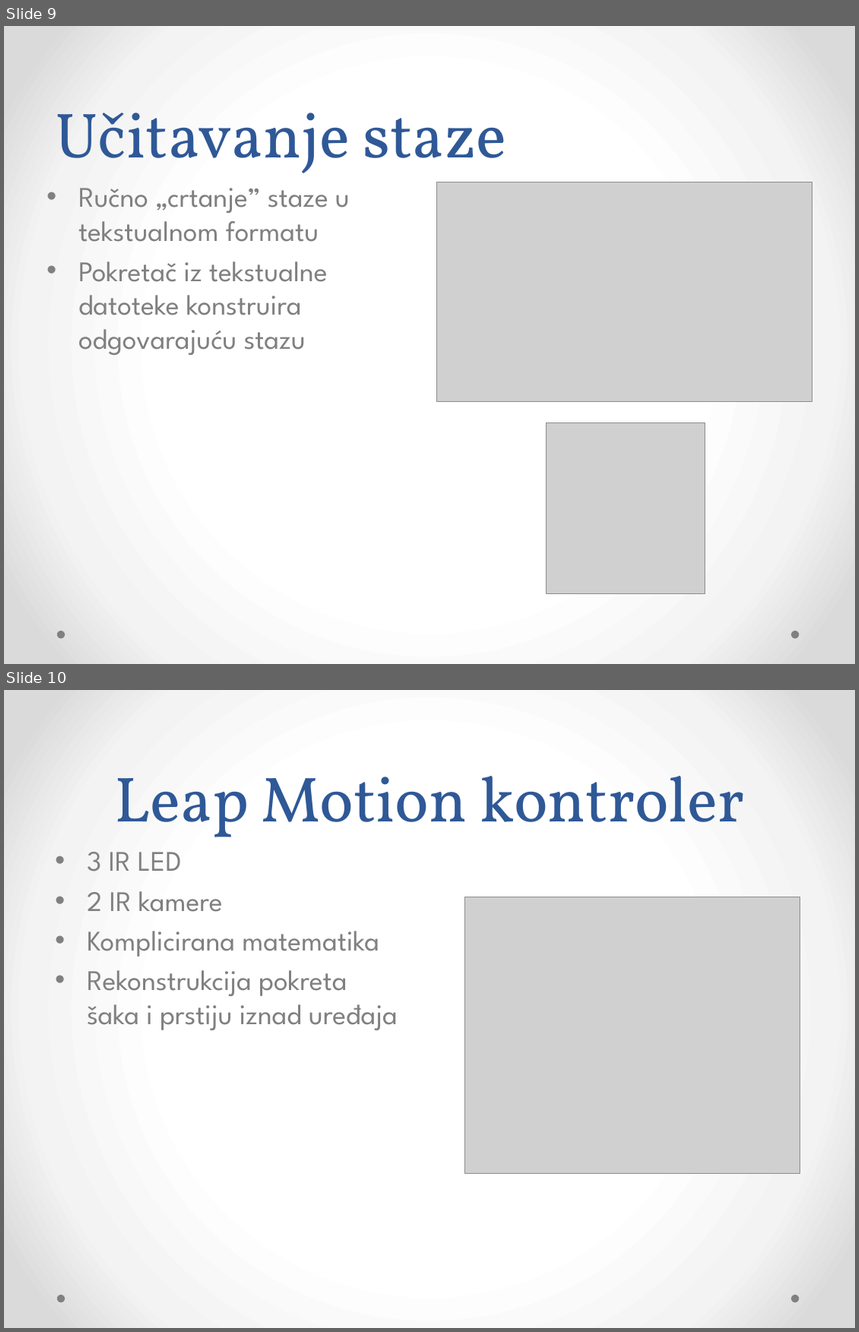
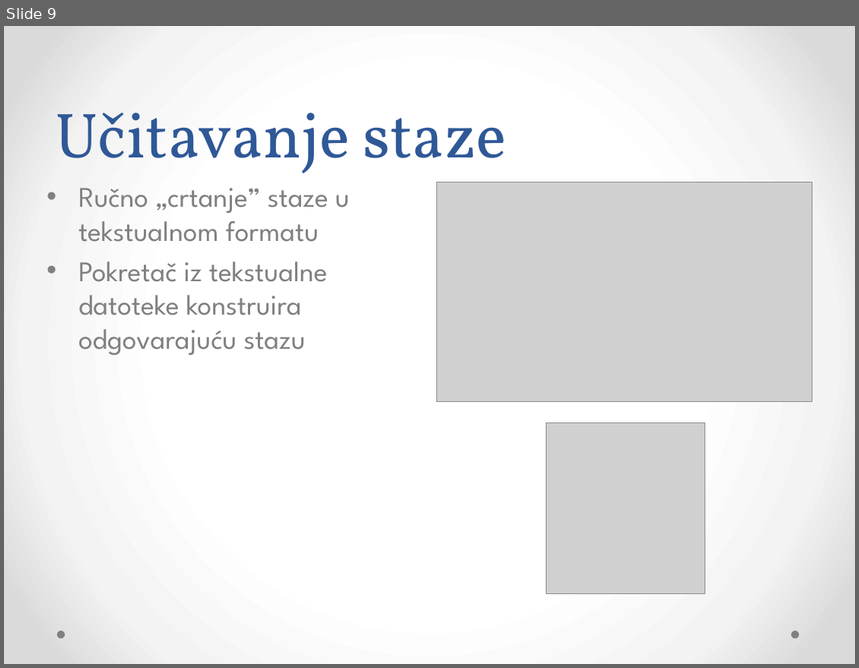
Before and after one commit to Bojanovski/IG-Project, a slide deck: Dokumentacija/Prezentacija.pptx. Shown one above the other, each under a label of ours: slides 9 and 10 before the commit, slide 9 after it. The pictures are 859x1332 and 859x668 pixels, drawn with LibreOffice and Linux fonts; fonts in the diff are those of the drawing; grey boxes stand for pictures. Boxes give left, top, right and bottom in pixels: in the first picture for what was removed or moved away, otherwise in the second. Text is boxed around its words. In the diff, an @@ line names an element or a change of style, - is before the commit and + after.

Commit message:
Revert "Prezentacija za Leap"
This reverts commit 40bfac70ac93198b5b93637165ceeb09012e0c6d.

```diff
--- a/Dokumentacija/Prezentacija.pptx
+++ b/Dokumentacija/Prezentacija.pptx
@@ slide 10 removed at <box>4,690,855,1328</box>, background gradient #FFFFFF to #F4F4F4 to #DADADA; not listed: 2 template elements that a slide beside it also shows @@
@@ title removed at <box>114,776,745,837</box> @@
-Leap Motion kontroler
@@ text removed at <box>87,852,398,1030</box> @@
-• 3 IR LED
-• 2 IR kamere
-• Komplicirana matematika
-• Rekonstrukcija pokreta
-  šaka i prstiju iznad uređaja
@@ picture removed at <box>465,897,800,1173</box> @@
```
Also in this commit, not shown: 1 other slide removed, 2 other files.
